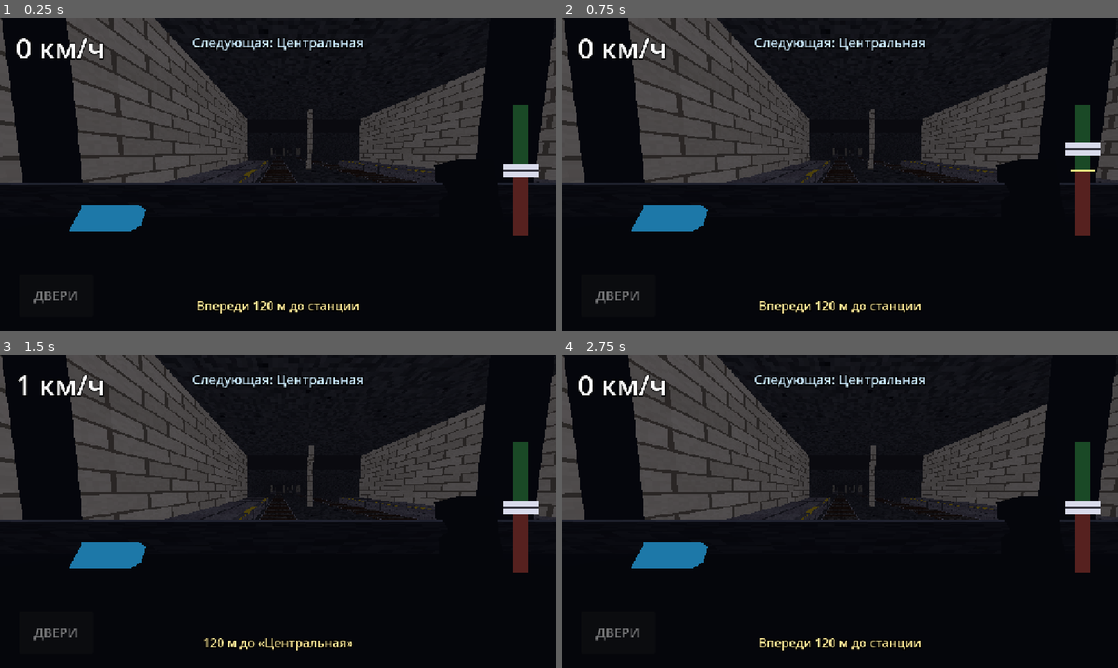
Above: before the commit, frames 1-4 (two rows, left to right).
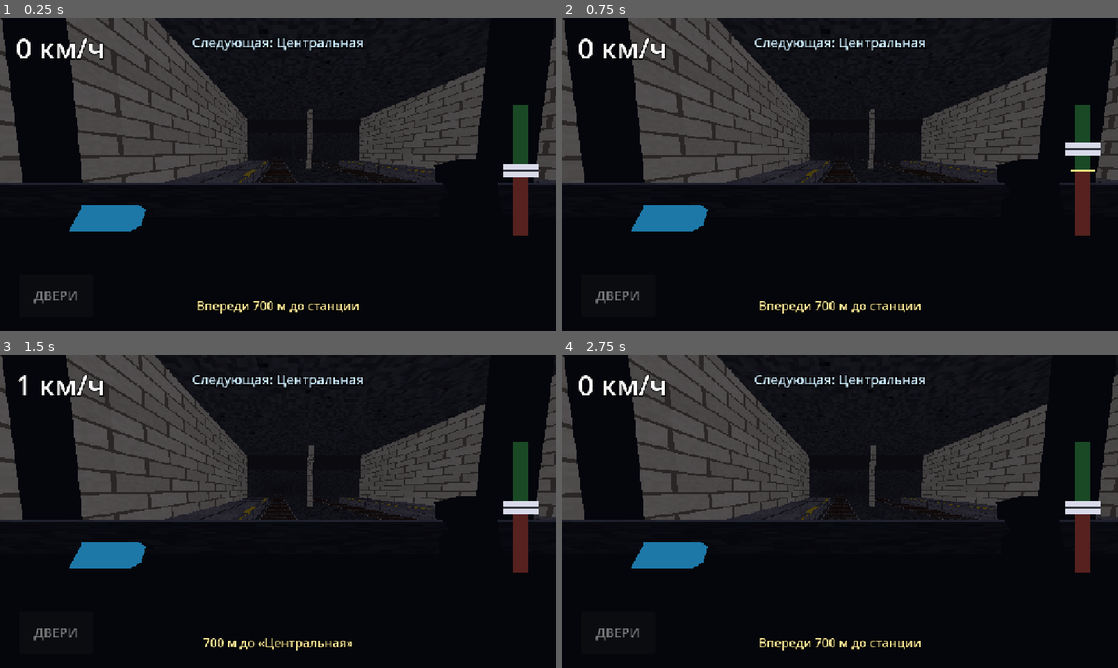
Above: after the commit, the same moments.

Repository: enmalafeev/metrograd
Game: Godot game, scene res://scenes/main.tscn
Same seed, same stepped clock (60 frames per second), same inputs: the game is played once before the commit and once after it.
Inputs (mouse positions are in pixels of both pictures, inside the frame that each line leads up to):
- Up to frame 1 (0.25 s): no input
- Up to frame 2 (0.75 s): tap Enter at 0.5 s; drag from (1084, 171) to (895, 105) at 0.52 s
- Up to frame 3 (1.5 s): drag from (166, 527) to (250, 574) at 1.27 s
- Up to frame 4 (2.75 s): move the mouse to (895, 442) at 2.02 s; click (895, 442) at 2.17 s

The runs differ from the first frame. In frame 1, less than 0.1% of the frame differs, in the area x 45-54%, y 41-94%; in frame 2, less than 0.1%; in frame 3, less than 0.1%, in the area x 32-54%, y 15-94%; in frame 4, less than 0.1%.

Commit message:
Переменные перегоны между станциями (0.5–1.0 км)
Вместо фиксированного шага 120 м — массив перегонов GAPS и динамический
расчёт координат станций и дальней разворотной петли (_compute_layout).
Значения: 700, 1000, 550, 900, 650 м.

Co-Authored-By: Claude Opus 4.8 <noreply@anthropic.com>

Diff:
--- a/scripts/world.gd
+++ b/scripts/world.gd
@@ -10,9 +10,9 @@
 const RING := 10.0           # длина сегмента тоннеля, м
 const PLATFORM_HALF := 24.0  # половина длины платформы, м
 const N := 6                 # число станций
-const SP := 120.0            # шаг станций (станция i на z = -SP*i)
+# перегоны между соседними станциями, м (5 перегонов для 6 станций, 0.5–1.0 км)
+const GAPS := [700.0, 1000.0, 550.0, 900.0, 650.0]
 const LEG_NEAR := 40.0       # z ближней петли (за станцией 0)
-const LEG_FAR := -640.0      # z дальней петли (за станцией 5)
 
 const WALL_X := 6.8          # боковые стены
 const CEIL_TUN := 3.8        # высота тоннеля
@@ -30,19 +30,29 @@
 ]
 
 var stops: Array = []        # остановки по кривой: {name, idx, terminal, offset}
+var _zpos: Array = []        # z каждой станции (накопленные перегоны)
+var _leg_far := 0.0          # z дальней петли (за последней станцией)
 var _curve: Curve3D
 var _mats := {}
 
 func _ready() -> void:
+	_compute_layout()
 	_build_env()
 	_build_curve()
 	_build_tunnel()
-	_build_loop(LEG_FAR, -1.0)
+	_build_loop(_leg_far, -1.0)
 	_build_loop(LEG_NEAR, 1.0)
 	_compute_stops()
 
+func _compute_layout() -> void:
+	# станция 0 в z=0, дальше накапливаем перегоны в -Z
+	_zpos = [0.0]
+	for g in GAPS:
+		_zpos.append(_zpos[-1] - float(g))
+	_leg_far = _zpos[-1] - 60.0   # дальняя петля за последней станцией
+
 func station_z(i: int) -> float:
-	return -SP * i
+	return _zpos[i]
 
 func get_curve() -> Curve3D:
 	return _curve
@@ -61,11 +71,11 @@
 	_curve.bake_interval = 0.4
 	# внешний путь (x=-T): от ближней петли к дальней
 	_curve.add_point(Vector3(-T, 0, LEG_NEAR))
-	_curve.add_point(Vector3(-T, 0, LEG_FAR))
+	_curve.add_point(Vector3(-T, 0, _leg_far))
 	# дальняя петля: -X → +X, выпуклостью в -Z
-	_add_arc(LEG_FAR, -1.0)
+	_add_arc(_leg_far, -1.0)
 	# внутренний путь (x=+T): от дальней петли к ближней
-	_curve.add_point(Vector3(T, 0, LEG_FAR))
+	_curve.add_point(Vector3(T, 0, _leg_far))
 	_curve.add_point(Vector3(T, 0, LEG_NEAR))
 	# ближняя петля: +X → -X, выпуклостью в +Z (замыкает маршрут)
 	_add_arc(LEG_NEAR, 1.0)
@@ -134,7 +144,7 @@
 func _build_tunnel() -> void:
 	var z := LEG_NEAR
 	var idx := 0
-	while z >= LEG_FAR:
+	while z >= _leg_far:
 		_ring(z, _at_station(z), idx)
 		z -= RING
 		idx += 1
